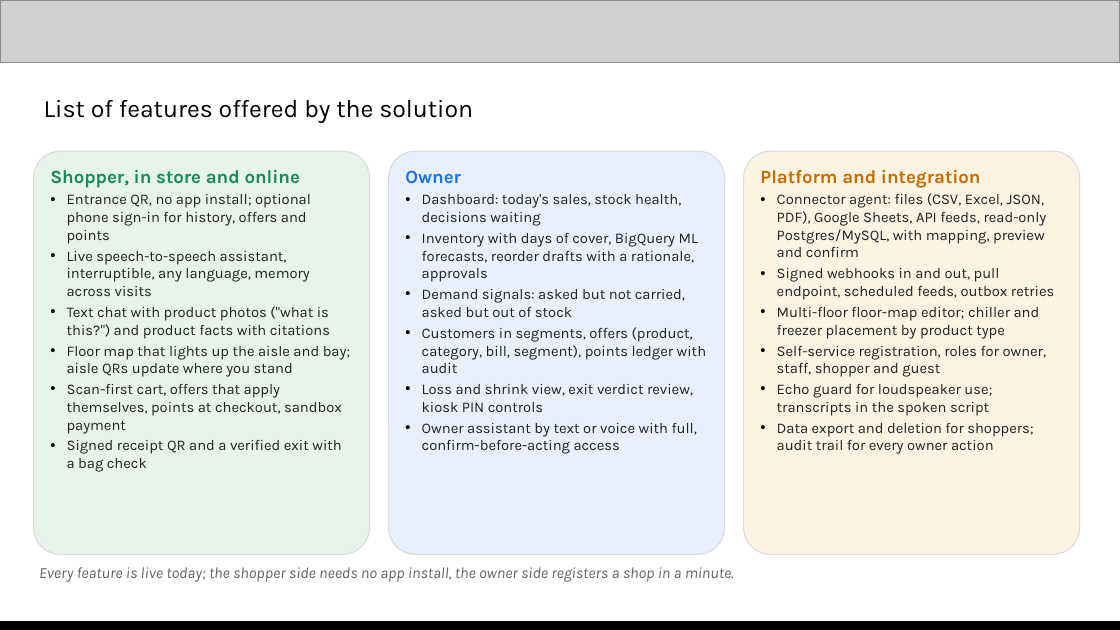
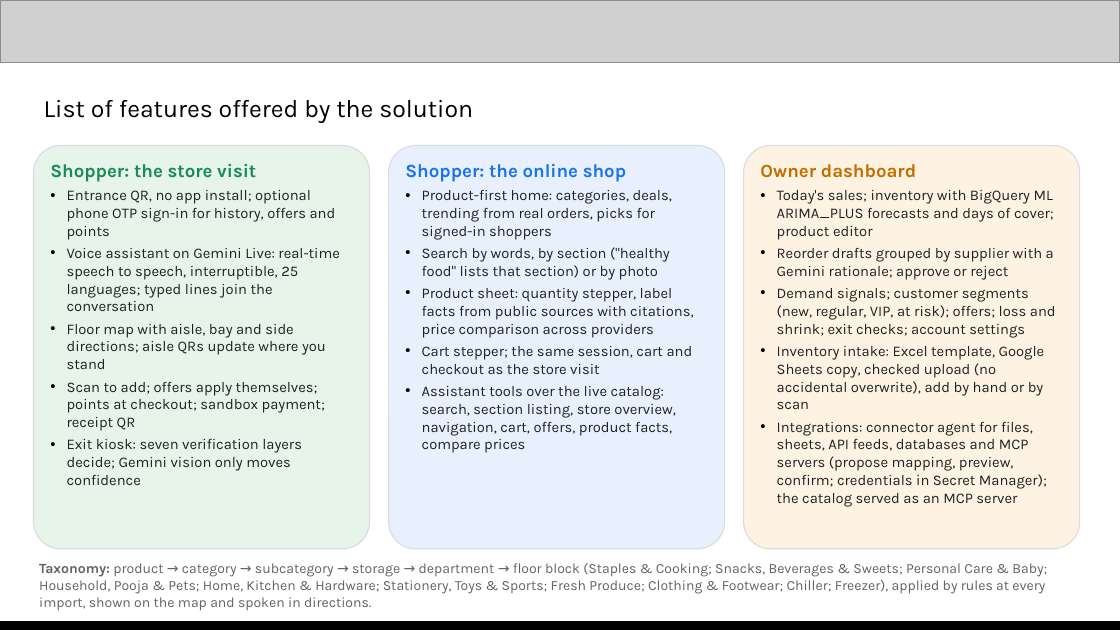
Before and after one commit to DSsathish/royalstack_aibuilderhackathon, a slide deck: slide 4 of Royal Stack | AI Builder Cup submission.pptx. Drawn at 1120x630 pixels with LibreOffice and Linux fonts; fonts in the diff are those of the drawing; grey boxes stand for pictures. Boxes give left, top, right and bottom in pixels: in the first picture for what was removed or moved away, otherwise in the second. Text is boxed around its words. In the diff, an @@ line names an element or a change of style, - is before the commit and + after.

```diff
--- a/Royal Stack | AI Builder Cup submission.pptx
+++ b/Royal Stack | AI Builder Cup submission.pptx
@@ 3 rounded rectangles: place and size @@
-3 rounded rectangles at box(34, 151, 1080, 554)
+3 rounded rectangles at box(34, 146, 1080, 549)
@@ text in rounded rectangle at box(50, 164, 340, 485): text changed @@
-Shopper, in store and online
-• Entrance QR, no app install; optional phone sign-in for history, offers and points
-• Live speech-to-speech assistant, interruptible, any language, memory across visits
-• Text chat with product photos ("what is this?") and product facts with citations
-• Floor map that lights up the aisle and bay; aisle QRs update where you stand
-• Scan-first cart, offers that apply themselves, points at checkout, sandbox payment
-• Signed receipt QR and a verified exit with a bag check
+Shopper: the store visit
+• Entrance QR, no app install; optional phone OTP sign-in for history, offers and points
+• Voice assistant on Gemini Live: real-time speech to speech, interruptible, 25 languages; typed lines join the conversation
+• Floor map with aisle, bay and side directions; aisle QRs update where you stand
+• Scan to add; offers apply themselves; points at checkout; sandbox payment; receipt QR
+• Exit kiosk: seven verification layers decide; Gemini vision only moves confidence
@@ text in rounded rectangle at box(405, 164, 693, 453): text changed @@
-Owner
-• Dashboard: today's sales, stock health, decisions waiting
-• Inventory with days of cover, BigQuery ML forecasts, reorder drafts with a rationale, approvals
-• Demand signals: asked but not carried, asked but out of stock
-• Customers in segments, offers (product, category, bill, segment), points ledger with audit
-• Loss and shrink view, exit verdict review, kiosk PIN controls
-• Owner assistant by text or voice with full, confirm-before-acting access
+Shopper: the online shop
+• Product-first home: categories, deals, trending from real orders, picks for signed-in shoppers
+• Search by words, by section ("healthy food" lists that section) or by photo
+• Product sheet: quantity stepper, label facts from public sources with citations, price comparison across providers
+• Cart stepper; the same session, cart and checkout as the store visit
+• Assistant tools over the live catalog: search, section listing, store overview, navigation, cart, offers, product facts, compare prices
@@ text in rounded rectangle at box(760, 164, 1056, 507): text changed @@
-Platform and integration
-• Connector agent: files (CSV, Excel, JSON, PDF), Google Sheets, API feeds, read-only Postgres/MySQL, with mapping, preview and confirm
-• Signed webhooks in and out, pull endpoint, scheduled feeds, outbox retries
-• Multi-floor floor-map editor; chiller and freezer placement by product type
-• Self-service registration, roles for owner, staff, shopper and guest
-• Echo guard for loudspeaker use; transcripts in the spoken script
-• Data export and deletion for shoppers; audit trail for every owner action
+Owner dashboard
+• Today's sales; inventory with BigQuery ML ARIMA_PLUS forecasts and days of cover; product editor
+• Reorder drafts grouped by supplier with a Gemini rationale; approve or reject
+• Demand signals; customer segments (new, regular, VIP, at risk); offers; loss and shrink; exit checks; account settings
+• Inventory intake: Excel template, Google Sheets copy, checked upload (no accidental overwrite), add by hand or by scan
+• Integrations: connector agent for files, sheets, API feeds, databases and MCP servers (propose mapping, preview, confirm; credentials in Secret Manager); the catalog served as an MCP server
@@ text at box(39, 563, 1047, 611): text changed; size 10 to 9 pt; italic off @@
-Every feature is live today; the shopper side needs no app install, the owner side registers a shop in a minute.
+Taxonomy: product → category → subcategory → storage → department → floor block (Staples & Cooking; Snacks, Beverages & Sweets; Personal Care & Baby; Household, Pooja & Pets; Home, Kitchen & Hardware; Stationery, Toys & Sports; Fresh Produce; Clothing & Footwear; Chiller; Freezer), applied by rules at every import, shown on the map and spoken in directions.
```
Also in this commit, not shown: 13 other slides changed, 3 other files.
